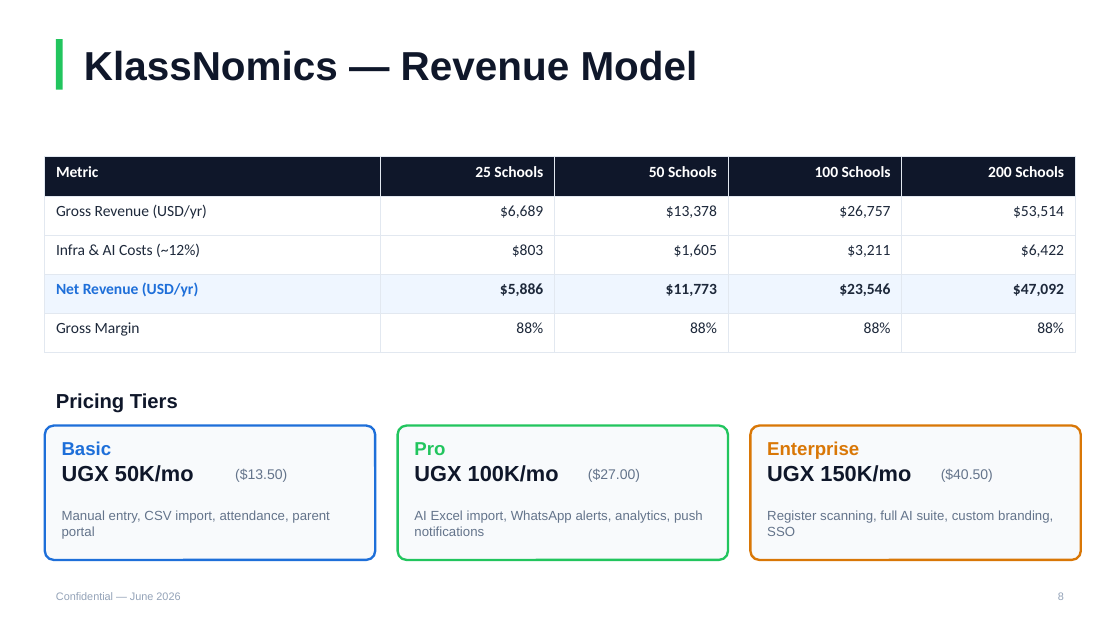
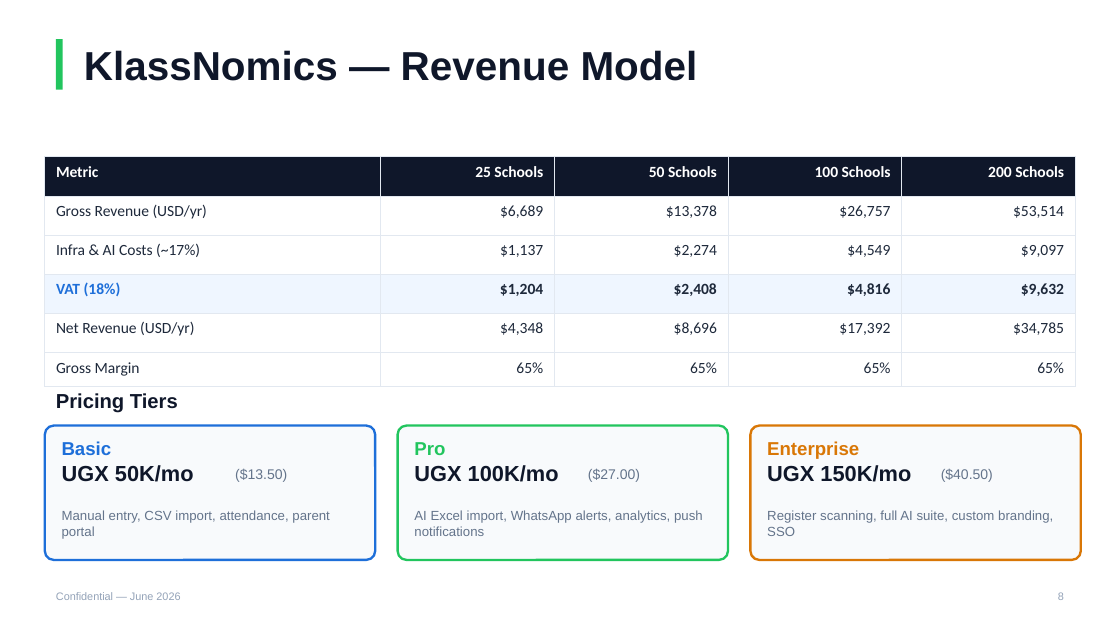
Before and after one commit to KlassApp-Foundation/KlassApp, a slide deck: slide 8 of docs/KlassApp_Pitch_Deck.pptx. Drawn at 1120x630 pixels with LibreOffice and Linux fonts; fonts in the diff are those of the drawing. Boxes give left, top, right and bottom in pixels: in the first picture for what was removed or moved away, otherwise in the second. Text is boxed around its words. In the diff, an @@ line names an element or a change of style, - is before the commit and + after.

```diff
--- a/docs/KlassApp_Pitch_Deck.pptx
+++ b/docs/KlassApp_Pitch_Deck.pptx
@@ table at bbox=[45, 157, 1075, 380] @@
-row 3: Infra & AI Costs (~12%) | $803 | $1,605 | $3,211 | $6,422
-row 4: Net Revenue (USD/yr) | $5,886 | $11,773 | $23,546 | $47,092
-row 5: Gross Margin | 88% | 88% | 88% | 88%
+row 3: Infra & AI Costs (~17%) | $1,137 | $2,274 | $4,549 | $9,097
+row 4: VAT (18%) | $1,204 | $2,408 | $4,816 | $9,632
+row 5: Net Revenue (USD/yr) | $4,348 | $8,696 | $17,392 | $34,785
+row 6: Gross Margin | 65% | 65% | 65% | 65%
```
Also in this commit, not shown: 5 other slides changed, 5 other files.
